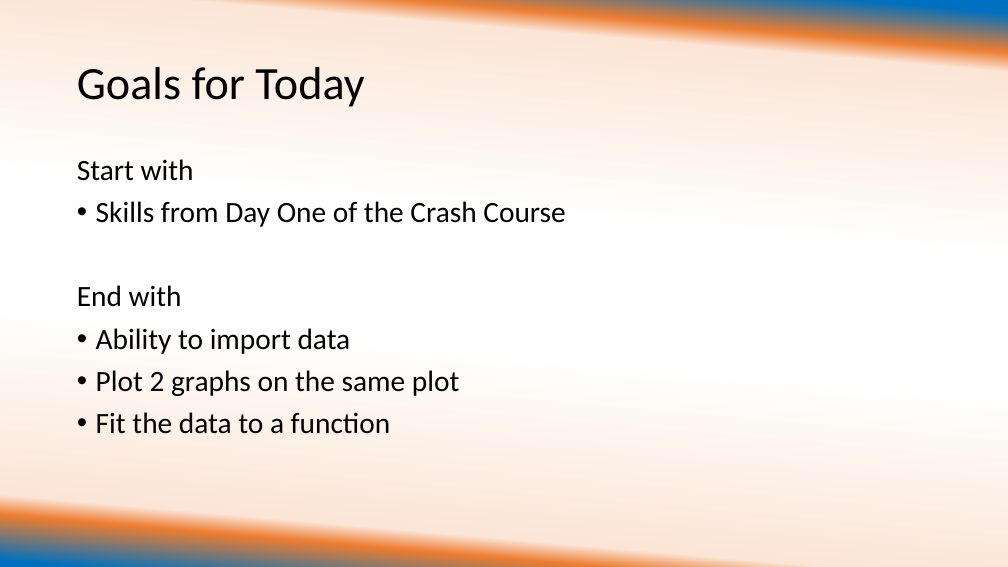
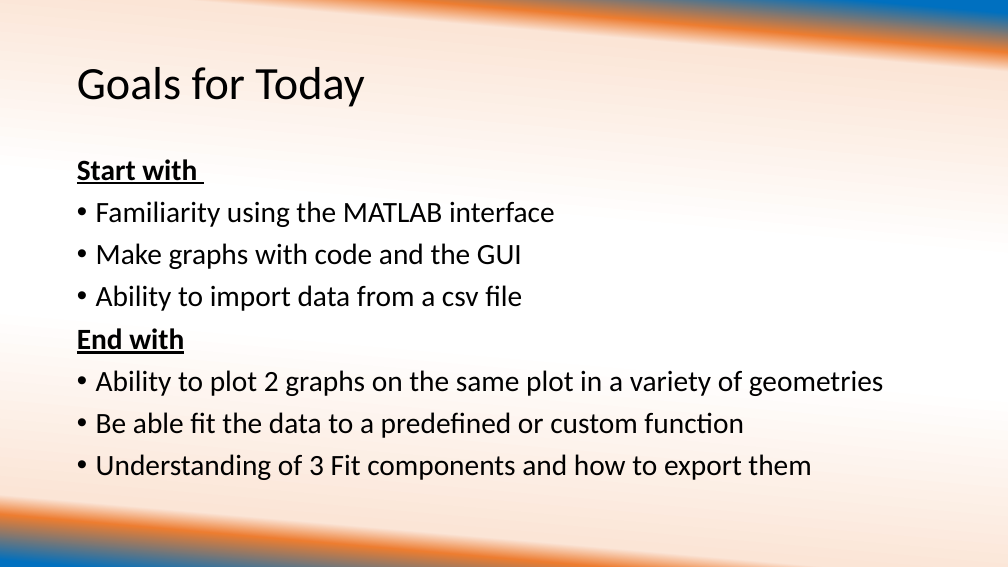
Before and after one commit to ehuemill/Intro-to-Matlab, a slide deck: slide 2 of Day 2 of Crash Course/University of Illinois REU Introduction to Matlab Day.pptx. Drawn at 1008x567 pixels with LibreOffice and Linux fonts; fonts in the diff are those of the drawing. Boxes give left, top, right and bottom in pixels: in the first picture for what was removed or moved away, otherwise in the second. Text is boxed around its words. In the diff, an @@ line names an element or a change of style, - is before the commit and + after.

Commit message:
Finishing Touches on Presentations
I finished up Day 2, changed the spelling of MATLAB to be all caps
throughout, and made sure that the "This is what mine looks like" was
included for each example in both days.

```diff
--- a/Day 2 of Crash Course/University of Illinois REU Introduction to Matlab Day.pptx
+++ b/Day 2 of Crash Course/University of Illinois REU Introduction to Matlab Day.pptx
@@ text at <box>77,159,197,354</box>: bold on, underline on in "Start with", "End with" @@
@@ text at <box>96,201,555,311</box>: text changed @@
-• Skills from Day One of the Crash Course
+• Familiarity using the MATLAB interface
+• Make graphs with code and the GUI
+• Ability to import data from a csv file
@@ text at <box>96,370,884,480</box>: text changed @@
-• Ability to import data
-• Plot 2 graphs on the same plot
-• Fit the data to a function
+• Ability to plot 2 graphs on the same plot in a variety of geometries
+• Be able fit the data to a predefined or custom function
+• Understanding of 3 Fit components and how to export them
```
Also in this commit, not shown: 5 other slides changed, 6 slides added, 1 slide removed, 16 other files.
